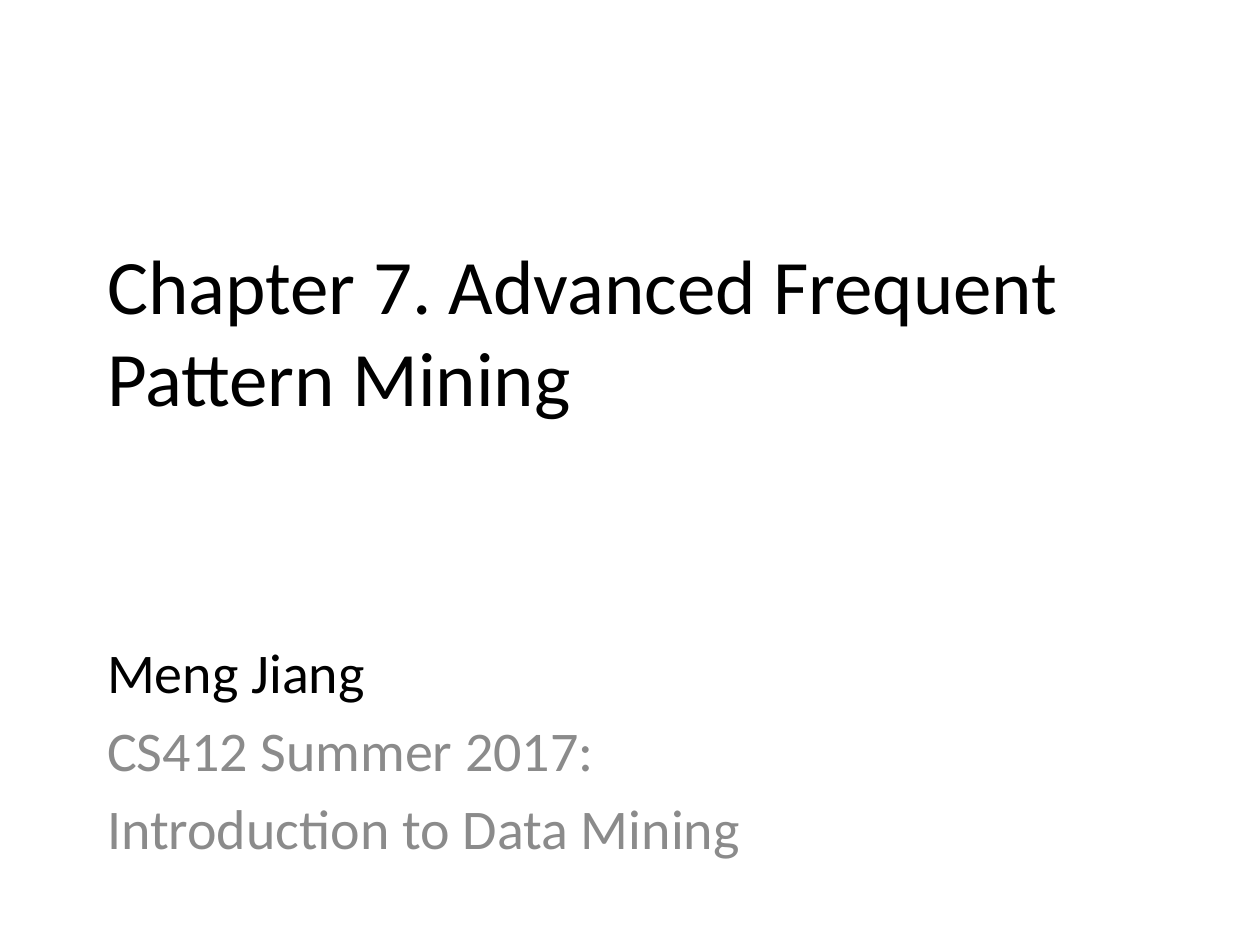
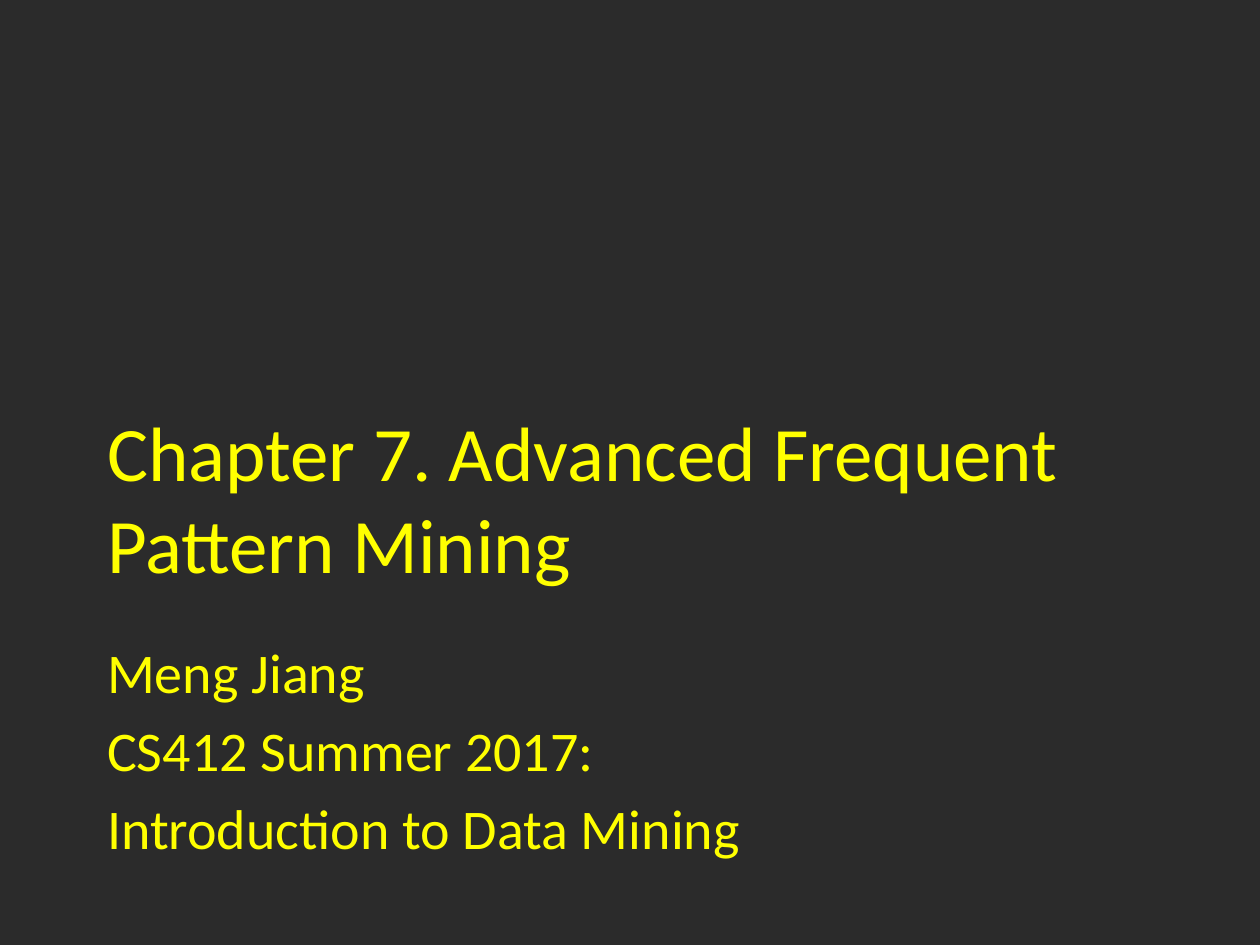
Before and after one commit to mjiang89/mjiang89.github.io, a slide deck: slide 1 of teaching/CS412Summer17-Chapter7.pptx. Drawn at 1260x945 pixels with LibreOffice and Linux fonts; fonts in the diff are those of the drawing; background and template pictures are left out; a plain dark background stands for a picture behind light text. Boxes give left, top, right and bottom in pixels: in the first picture for what was removed or moved away, otherwise in the second. Text is boxed around its words. In the diff, an @@ line names an element or a change of style, - is before the commit and + after.

```diff
--- a/teaching/CS412Summer17-Chapter7.pptx
+++ b/teaching/CS412Summer17-Chapter7.pptx
@@ background #FFFFFF to picture (left out) @@
@@ title "Chapter 7. Advanced Frequent Pattern ...": place and size @@
-title "Chapter 7. Advanced Frequent Pattern ..." at (107,260,1057,420)
+title "Chapter 7. Advanced Frequent Pattern ..." at (107,427,1057,587)
@@ title "Chapter 7. Advanced Frequent Pattern ..." at (107,427,1057,587): text colour #000000 to #FFFF00 @@
@@ subtitle "Meng Jiang" at (107,654,740,859): text colour #000000 to #FFFF00 in "Meng Jiang"; text colour #8C8C8C to #FFFF00 in "CS412 Summer 2017:", "Introduction to Data Mining" @@
```
Also in this commit, not shown: 9 other slides changed, 1 slide removed, 3 other files.
